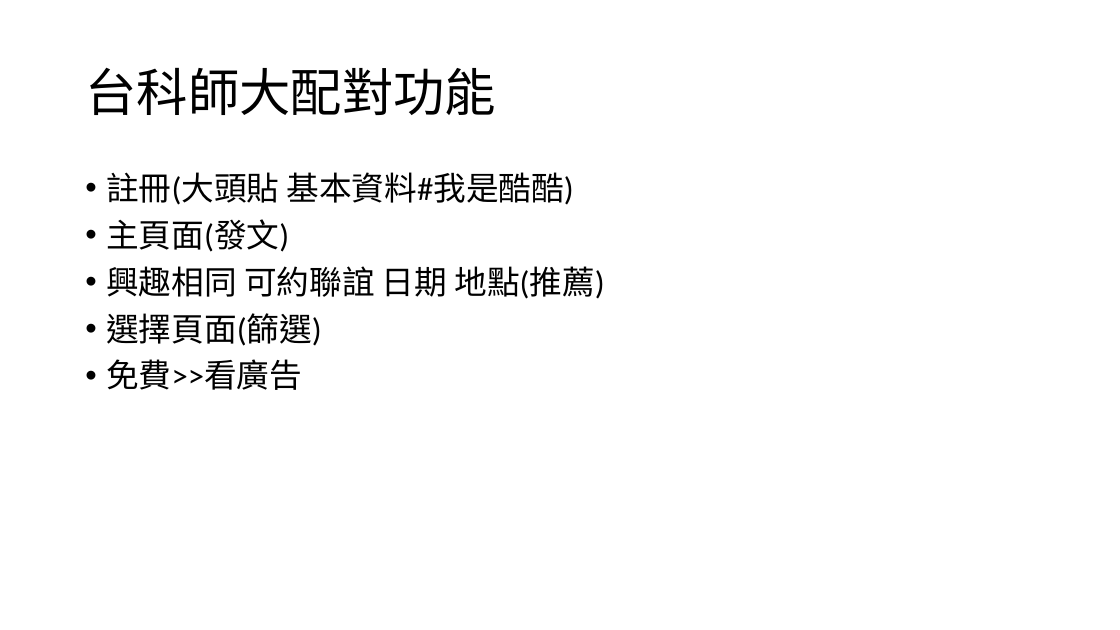
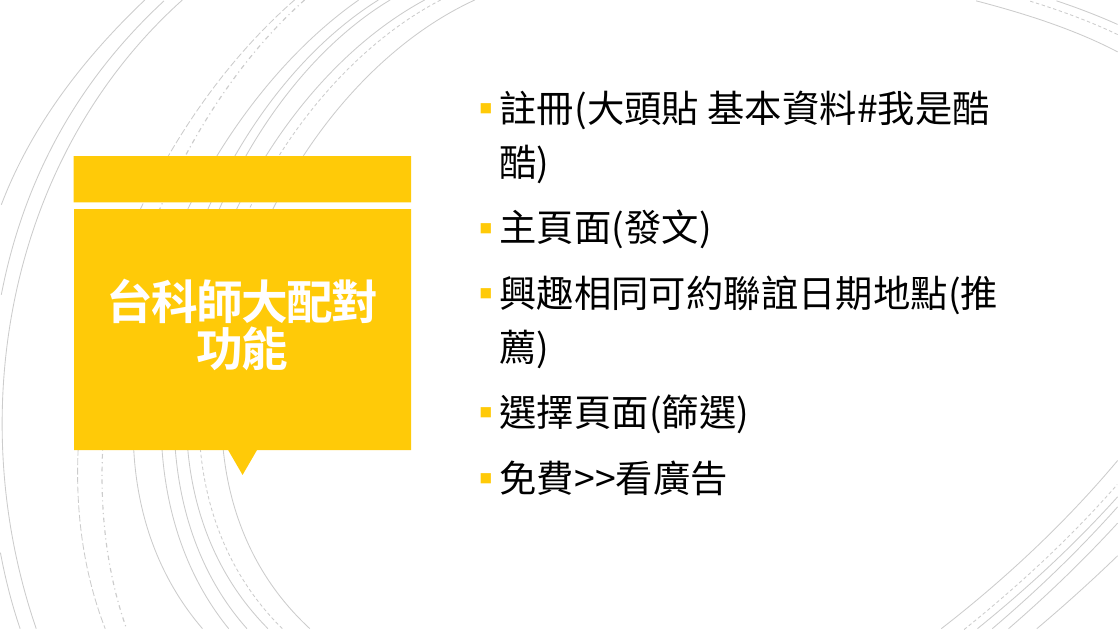
Before and after one commit to NTUST/108-team12, a slide deck: slide 3 of conference.pptx. Drawn at 1120x630 pixels with LibreOffice and Linux fonts; fonts in the diff are those of the drawing. Boxes give left, top, right and bottom in pixels: in the first picture for what was removed or moved away, otherwise in the second. Text is boxed around its words. In the diff, an @@ line names an element or a change of style, - is before the commit and + after.

Commit message:
update1

```diff
--- a/conference.pptx
+++ b/conference.pptx
@@ group added at (x1=0, y1=0, x2=1118, y2=630): 21 freeform shapes @@
@@ text "註冊(大頭貼 基本資料#我是酷酷)" moved from (x1=106, y1=172, x2=605, y2=390) to (x1=500, y1=90, x2=999, y2=496) @@
@@ text "註冊(大頭貼 基本資料#我是酷酷)" at (x1=500, y1=90, x2=999, y2=496): vertical alignment top to middle @@
@@ text at (x1=500, y1=90, x2=989, y2=496): size 28 to 32 pt, font Calibri to Noto Sans CJK SC in "註冊(大頭貼 基本資料#我是酷酷)", "主頁面(發文)", "選擇頁面(篩選)", "免費>>看廣告"; bullet • to ▪; line spacing 0.9 to 1.2 @@
@@ rectangle added at (x1=74, y1=156, x2=412, y2=202), fill #FFCA08 @@
@@ rectangle added at (x1=74, y1=209, x2=411, y2=450), fill #FFCA08 @@
@@ title at (x1=107, y1=278, x2=378, y2=370): text changed; size 44 to 40 pt; font Calibri to Noto Sans CJK SC; text colour #000000 to #FFFEFF; bold on @@
-台科師大配對功能
+台科師大配對
+功能
@@ text at (x1=500, y1=275, x2=999, y2=368): text changed; size 28 to 32 pt; font Calibri to Noto Sans CJK SC @@
-• 興趣相同 可約聯誼 日期 地點(推薦)
+▪ 興趣相同可約聯誼日期地點(推薦)
@@ triangle added at (x1=228, y1=450, x2=257, y2=476), fill #FFCA08 @@
```
Also in this commit, not shown: 2 other slides changed, 1 slide added, 1 slide removed.
